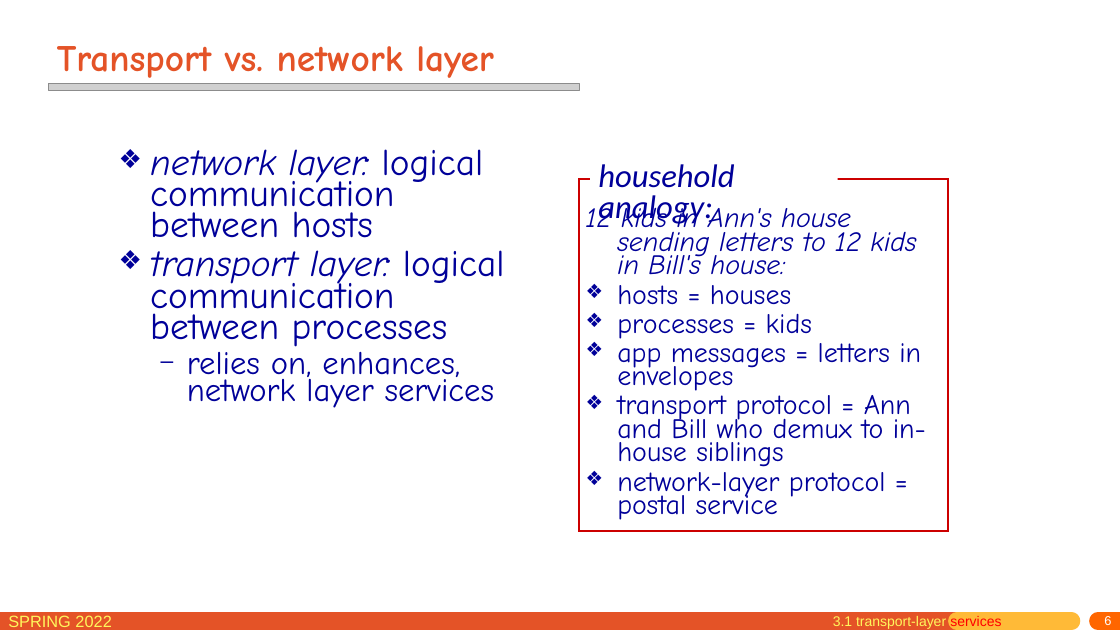
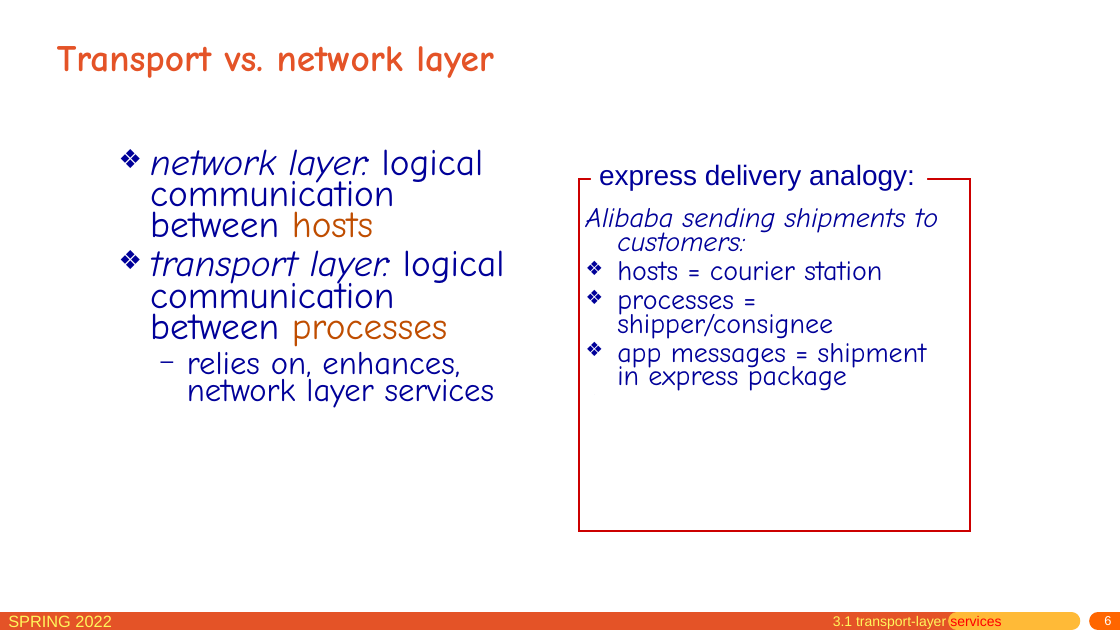
Before and after one commit to network-whu/slides, a slide deck: slide 6 of pptx/chapter3.pptx. Drawn at 1120x630 pixels with LibreOffice and Linux fonts; fonts in the diff are those of the drawing; grey boxes stand for pictures. Boxes give left, top, right and bottom in pixels: in the first picture for what was removed or moved away, otherwise in the second. Text is boxed around its words. In the diff, an @@ line names an element or a change of style, - is before the commit and + after.

```diff
--- a/pptx/chapter3.pptx
+++ b/pptx/chapter3.pptx
@@ picture removed at (x1=49, y1=83, x2=580, y2=90) @@
@@ text at (x1=150, y1=149, x2=505, y2=347): text colour #000099 to #BF4D00 in "hosts", "processes" @@
@@ rectangle resized from (x1=579, y1=179, x2=948, y2=532) to (x1=579, y1=179, x2=970, y2=532) @@
@@ text at (x1=599, y1=164, x2=915, y2=191): text changed; size 28 to 24 pt; font Calibri to Arial; italic off @@
-household analogy:
+express delivery analogy:
@@ text at (x1=586, y1=207, x2=938, y2=391): text changed @@
-12 kids in Ann's house sending letters to 12 kids in Bill's house:
-❖ hosts = houses
-❖ processes = kids
-❖ app messages = letters in envelopes
-❖ transport protocol = Ann and Bill who demux to in-house siblings
-❖ network-layer protocol = postal service
+Alibaba sending shipments to customers:
+❖ hosts = courier station
+❖ processes = shipper/consignee
+❖ app messages = shipment in express package
+❖ transport protocol = couriers demux to consignee
+❖ network-layer protocol = express delivery service
@@ rectangle added at (x1=587, y1=394, x2=964, y2=526), fill #FFFFFF @@
```
Also in this commit, not shown: 22 other slides changed, 4 slides added, 2 other files.
